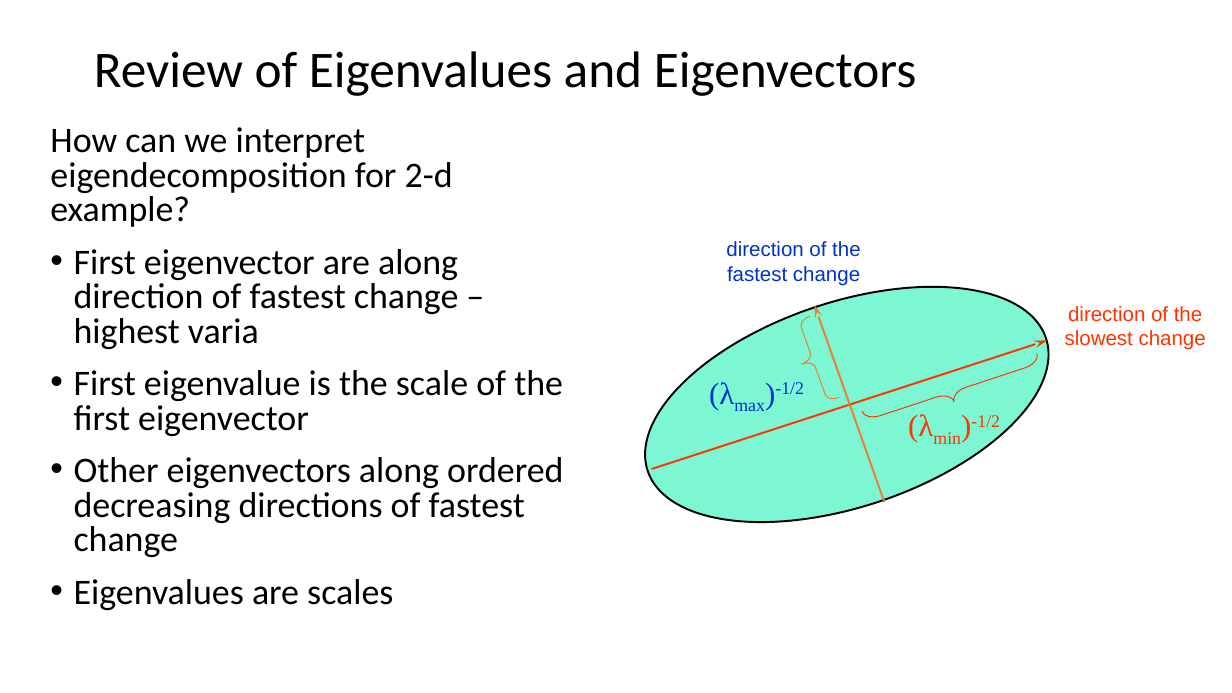
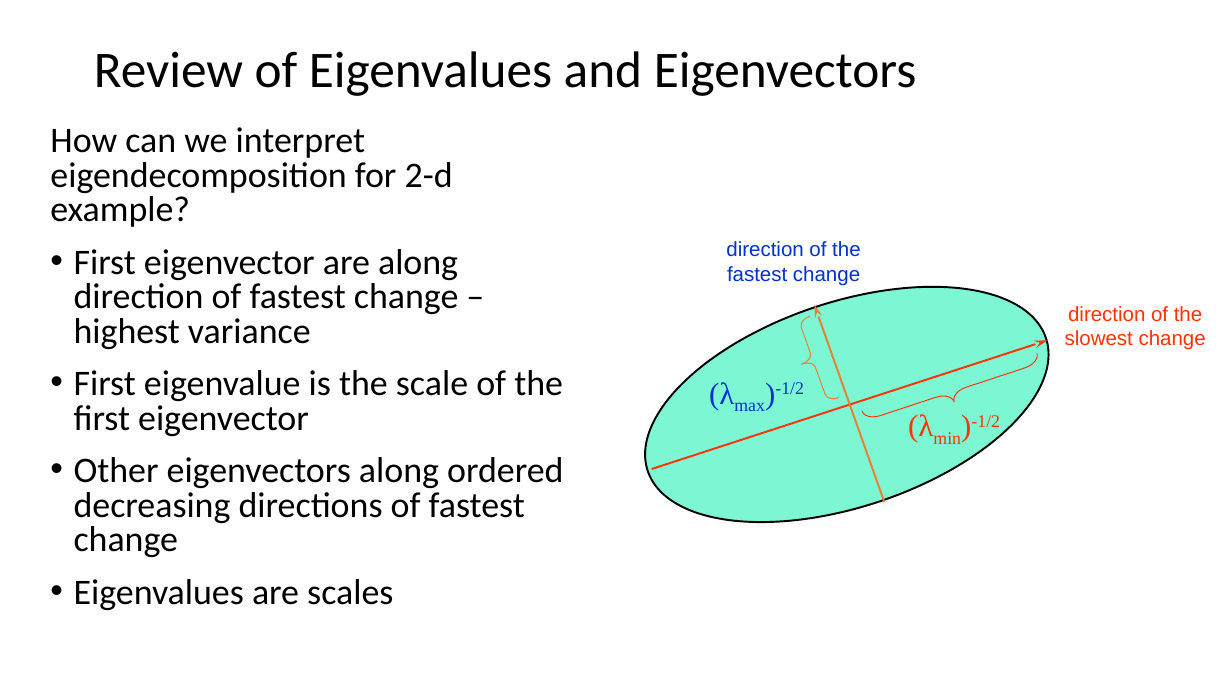
Before and after one commit to StephenElston/CSCI-E25, a slide deck: slide 38 of SuplementaryMaterial/ReviewOfLinearAlgebra.pptx. Drawn at 1232x693 pixels with LibreOffice and Linux fonts; fonts in the diff are those of the drawing. Boxes give left, top, right and bottom in pixels: in the first picture for what was removed or moved away, otherwise in the second. Text is boxed around its words. In the diff, an @@ line names an element or a change of style, - is before the commit and + after.

Commit message:
Fixed typos in slides and added explanations

```diff
--- a/SuplementaryMaterial/ReviewOfLinearAlgebra.pptx
+++ b/SuplementaryMaterial/ReviewOfLinearAlgebra.pptx
@@ text at (x1=74, y1=249, x2=459, y2=349): text changed @@
-• First eigenvector are along direction of fastest change – highest varia
+• First eigenvector are along direction of fastest change – highest variance
```
Also in this commit, not shown: 1 slide added.
